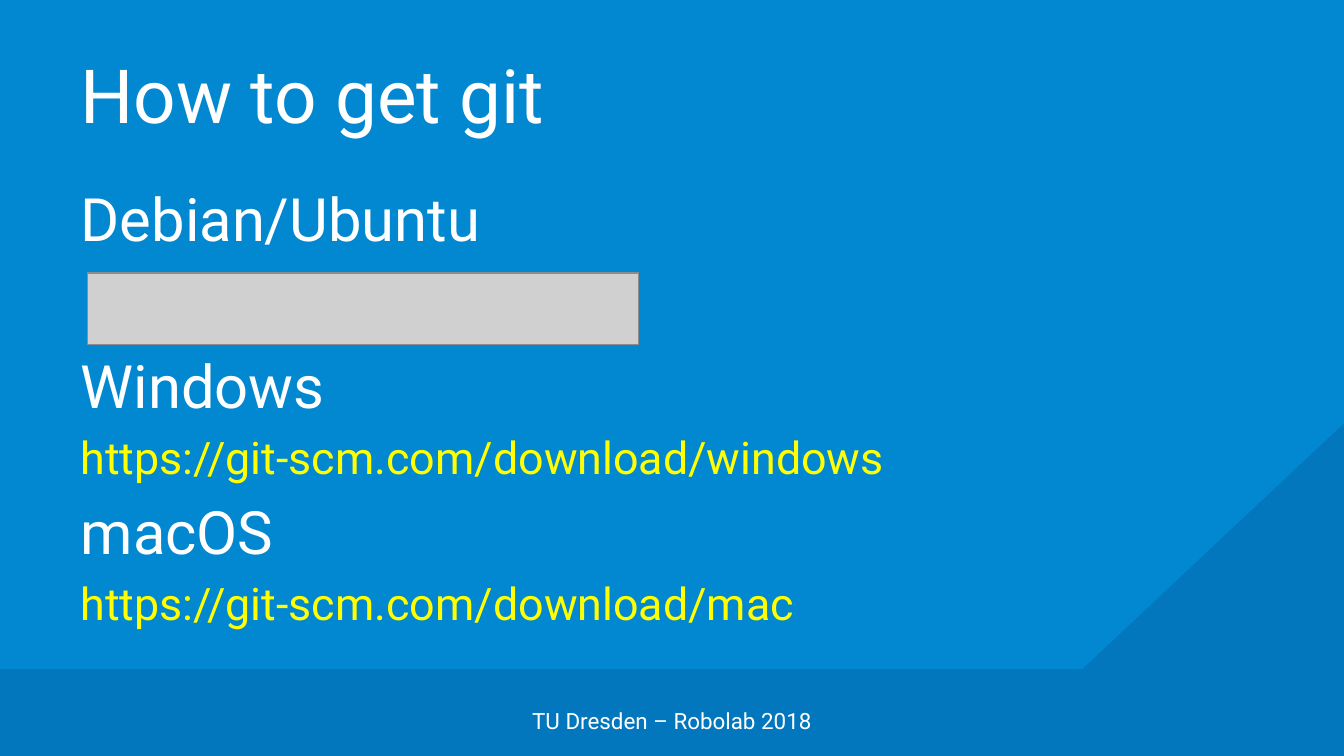
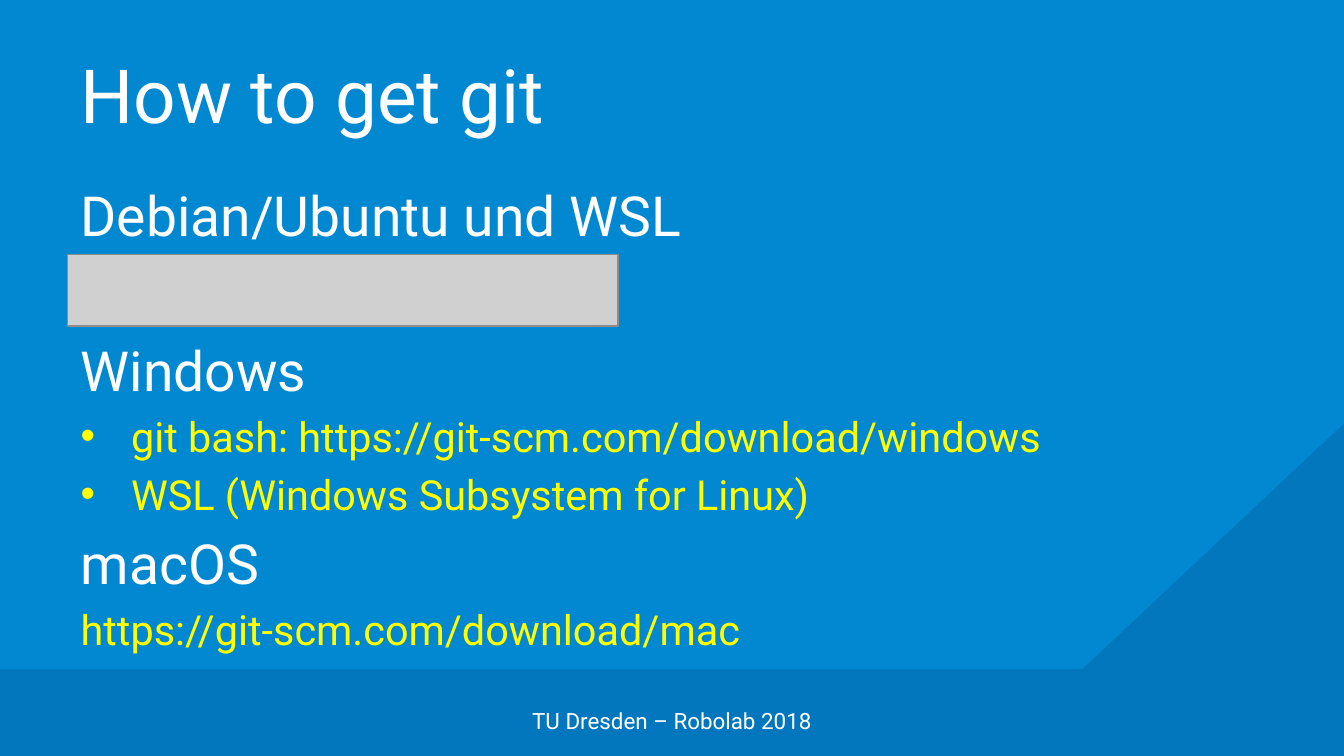
Before and after one commit to edisontrent1337/gitslides, a slide deck: slide 9 of Git.pptx. Drawn at 1344x756 pixels with LibreOffice and Linux fonts; fonts in the diff are those of the drawing; grey boxes stand for pictures; background and template pictures are left out. Boxes give left, top, right and bottom in pixels: in the first picture for what was removed or moved away, otherwise in the second. Text is boxed around its words. In the diff, an @@ line names an element or a change of style, - is before the commit and + after.

```diff
--- a/Git.pptx
+++ b/Git.pptx
@@ text at (81,194,682,240): text changed; size 32 to 29.6 pt @@
-Debian/Ubuntu
+Debian/Ubuntu und WSL
@@ picture: place and size @@
-picture at (87,273,638,344)
+picture at (67,255,618,327)
@@ text at (81,349,740,654): size 32 to 29.6 pt in "Windows", "macOS"; size 24 to 22.2 pt in "https://git-scm.com/download/mac" @@
@@ text at (131,421,1040,520): text changed; size 24 to 22.2 pt @@
-https://git-scm.com/download/windows
+• git bash: https://git-scm.com/download/windows
+• WSL (Windows Subsystem for Linux)
```
Also in this commit, not shown: 8 other slides changed, 2 slides added.
